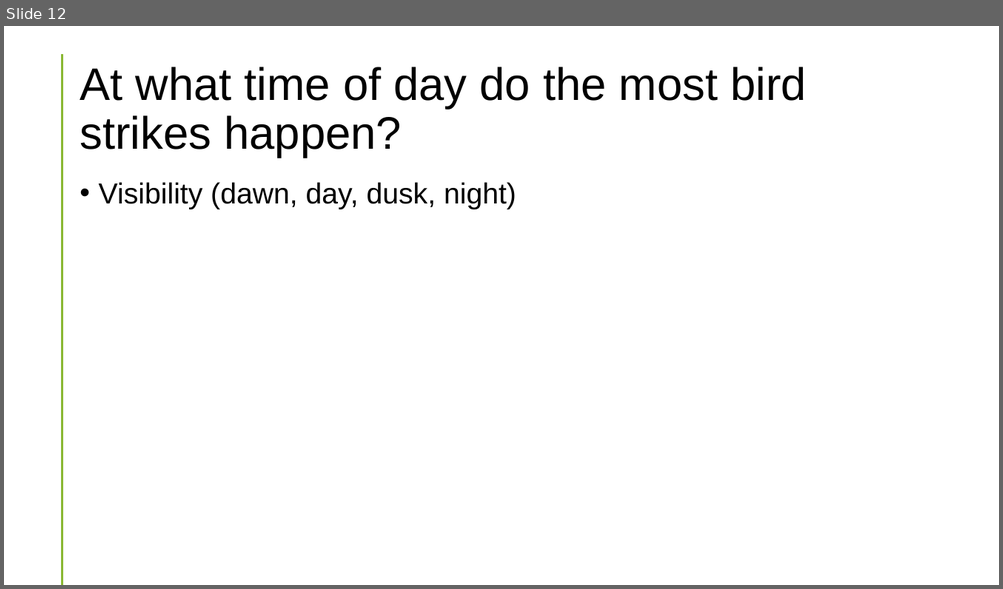
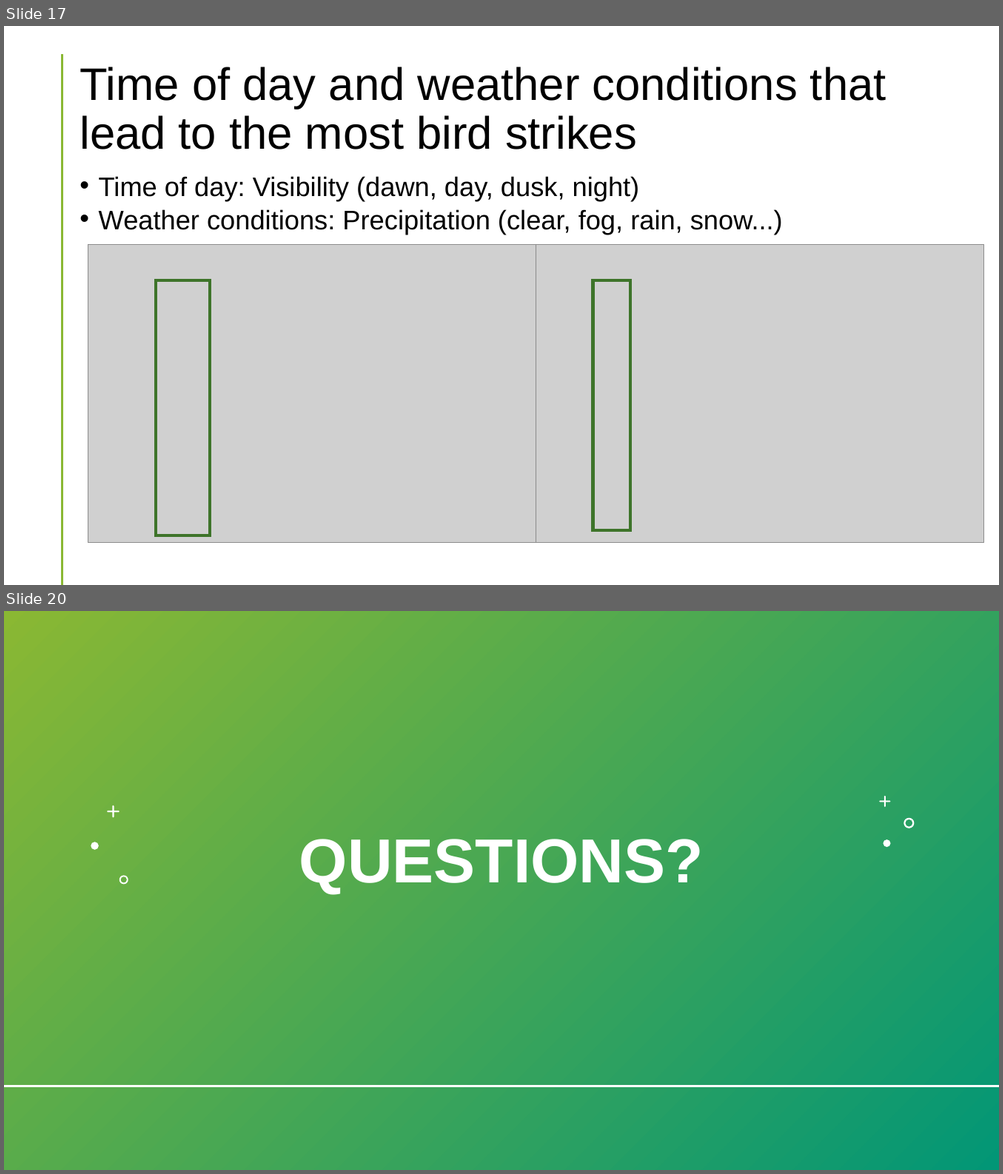
Before and after one commit to kplam624/Birds-Plane-Incident-Analysis, a slide deck: Project-1_CombatWombats.pptx. Shown one above the other, each under a label of ours: slide 12 before the commit, slides 17 and 20 after it; the slides between them are not shown. The pictures are 1003x589 and 1003x1174 pixels, drawn with LibreOffice and Linux fonts; fonts in the diff are those of the drawing; grey boxes stand for pictures. Boxes give left, top, right and bottom in pixels: in the first picture for what was removed or moved away, otherwise in the second. Text is boxed around its words. In the diff, an @@ line names an element or a change of style, - is before the commit and + after.

```diff
--- a/Project-1_CombatWombats.pptx
+++ b/Project-1_CombatWombats.pptx
@@ slide 20 added at <box>4,611,999,1170</box>, background #FFFFFF; not listed: 1 template element that a slide beside it also shows @@
@@ rectangle added at <box>4,611,999,1170</box>, fill gradient #8AB833 to #029676 @@
@@ line added from (62, 702) to (62, 1170), #029676 2 pt @@
@@ freeform shape added at <box>107,806,119,818</box>, fill #FFFFFF @@
@@ freeform shape added at <box>879,796,891,807</box>, fill #FFFFFF @@
@@ freeform shape added at <box>904,817,914,828</box>, fill #FFFFFF @@
@@ freeform shape added at <box>91,843,98,850</box>, fill #FFFFFF @@
@@ title added at <box>299,839,703,894</box>, 60 pt, text #FFFFFF, bold @@
+QUESTIONS?
@@ freeform shape added at <box>883,840,891,848</box>, fill #FFFFFF @@
@@ freeform shape added at <box>119,876,128,885</box>, fill #FFFFFF @@
@@ line added from (4, 1087) to (999, 1087), #FFFFFF 2 pt @@
@@ what was slide 12 is now slide 17 @@
@@ slide 17 changed as well @@
@@ title at <box>79,67,886,150</box>: text changed @@
-At what time of day do the most bird strikes happen?
+Time of day and weather conditions that lead to the most bird strikes
@@ text at <box>99,176,782,234</box>: text changed; size 28 to 25.9 pt @@
-• Visibility (dawn, day, dusk, night)
+• Time of day: Visibility (dawn, day, dusk, night)
+• Weather conditions: Precipitation (clear, fog, rain, snow...)
@@ picture added at <box>88,244,535,543</box> @@
@@ picture added at <box>536,244,984,543</box> @@
@@ rectangle added at <box>156,281,210,536</box>, outline #3E752A 3 pt @@
@@ rectangle added at <box>593,281,630,531</box>, outline #3E752A 3 pt @@
```
Also in this commit, not shown: 10 other slides changed, 8 other slides added, 3 slides removed.
